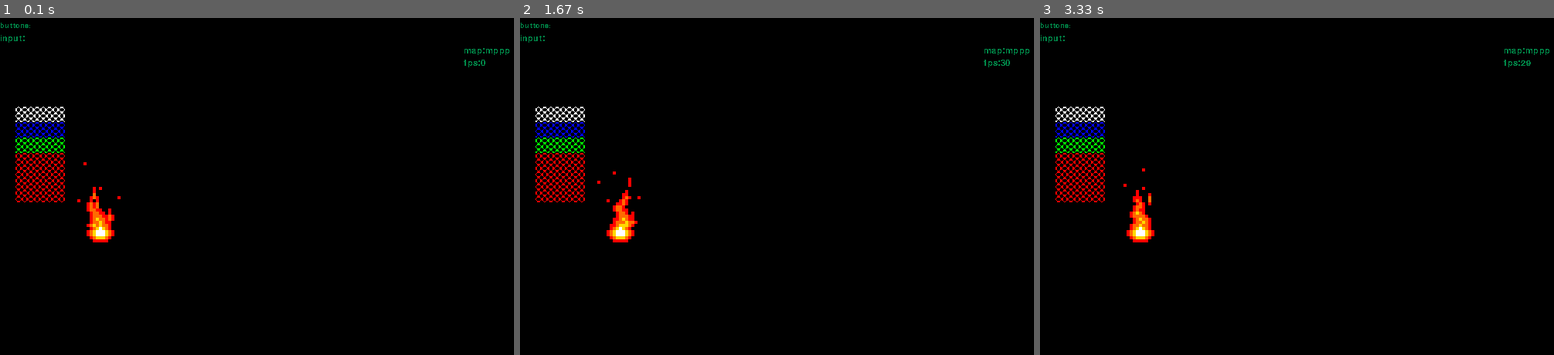
Above: before the commit, frames 1-3 (left to right).
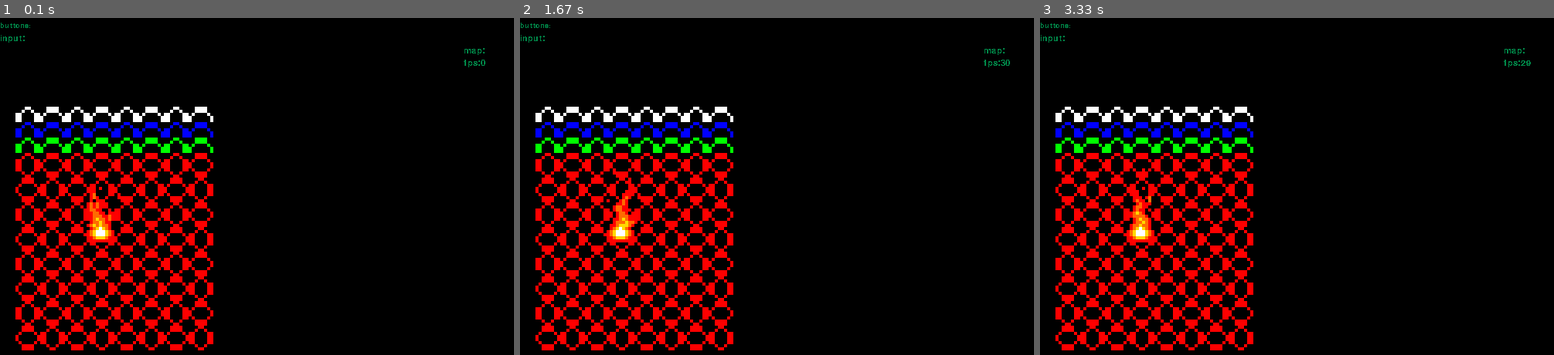
Above: after the commit, the same moments.

Repository: Ktwru/pampering-with-my-python-pygame
Game: pygame game, started from src/__main__.py
Same seed, same stepped clock (60 frames per second), same inputs: the game is played once before the commit and once after it.
Inputs:
- Up to frame 1 (0.1 s): no input
- Up to frame 2 (1.67 s): no input
- Up to frame 3 (3.33 s): no input

The runs differ from the first frame. In frame 1, 11% of the frame differs, in the area x 3-100%, y 9-99%; in frame 2, 11%; in frame 3, 11%.

Commit message:
try to load 4-layer map

Diff:
--- a/src/common/objects.py
+++ b/src/common/objects.py
@@ -4,11 +4,15 @@
 class Sprite(pygame.sprite.Sprite):
     def __init__(self, position_x, position_y, width, height, image_asset):
         pygame.sprite.Sprite.__init__(self)
-        self.image = pygame.image.load(image_asset)
+        self.image = self.scale_image(image_asset)
         self.rect = pygame.Rect(position_x, position_y, width, height)
 
     def build(self, window):
         window.blit(self.image, (self.rect.x, self.rect.y))
+
+    def scale_image(self, image_asset):
+        image = pygame.image.load(image_asset)
+        return pygame.transform.scale(image, (image.get_width()*4, image.get_height()*4))
 
 
 class AnimatedSprite(pygame.sprite.Sprite):
--- a/src/entities/game/game.py
+++ b/src/entities/game/game.py
@@ -17,7 +17,6 @@
         self.event_listener = EventListener()
 
         self.globals = Globals(
-            map_name='mppp',
             debug_mode=params.DEBUG_MODE,
             should_make_colored_sprites=True,
         )
@@ -78,7 +77,9 @@
 
 @dataclass
 class Globals:
-    map_name: str = None
+    map_name: str = ''
+    current_map_name: str = ''
+
     debug_mode: bool = False
     should_make_colored_sprites: bool = False
     should_remove_colored_sprites: bool = False
--- a/src/entities/game/game_controller.py
+++ b/src/entities/game/game_controller.py
@@ -8,6 +8,20 @@
         self.game_objects = game_objects
 
     def process(self, buttons_events):
+        if self.game_globals.map_name != self.game_globals.current_map_name:
+            self.game_objects.fifth_layer.append(Sprite(
+                0, 0, 10, 10, f'assets/sprites/maps/{self.game_globals.map_name}/layer-5.png')
+            )
+            self.game_objects.fourth_layer.append(Sprite(
+                0, 0, 10, 10, f'assets/sprites/maps/{self.game_globals.map_name}/layer-4.png')
+            )
+            self.game_objects.third_layer.append(Sprite(
+                0, 0, 10, 10, f'assets/sprites/maps/{self.game_globals.map_name}/layer-3.png')
+            )
+            self.game_objects.second_layer.append(Sprite(
+                0, 0, 10, 10, f'assets/sprites/maps/{self.game_globals.map_name}/layer-2.png')
+            )
+            self.game_globals.current_map_name = self.game_globals.map_name
         for game_object in self.game_objects.third_layer:
             if hasattr(game_object, 'process'):
                 game_object.process(buttons_events)
Binary file removed: src/assets/maps/map-1/back.png
Binary file removed: src/assets/maps/map-1/backs.png
Binary file removed: src/assets/maps/map-1/forward.png
Binary file added: src/assets/sprites/maps/map1/layer-2.png
Binary file added: src/assets/sprites/maps/map1/layer-3.png
Binary file added: src/assets/sprites/maps/map1/layer-4.png
Binary file added: src/assets/sprites/maps/map1/layer-5.png
Binary file added: src/assets/sprites/maps/map1/m.png
Empty file added: src/entities/game_objects/map.py
